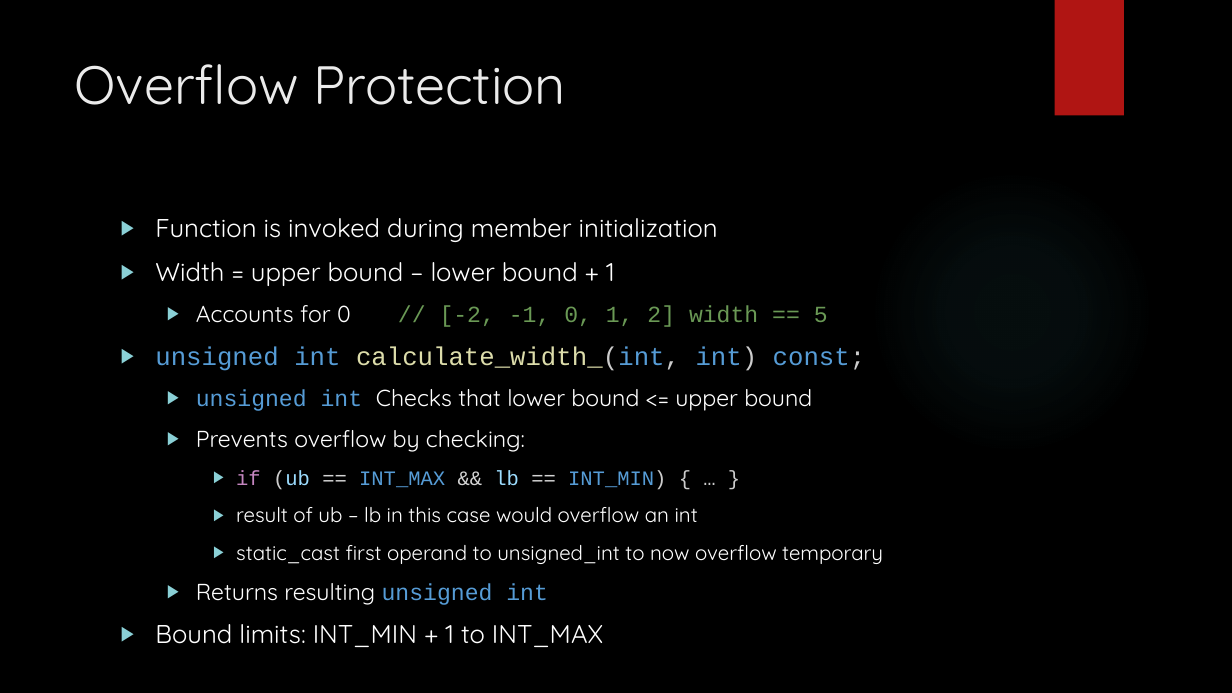
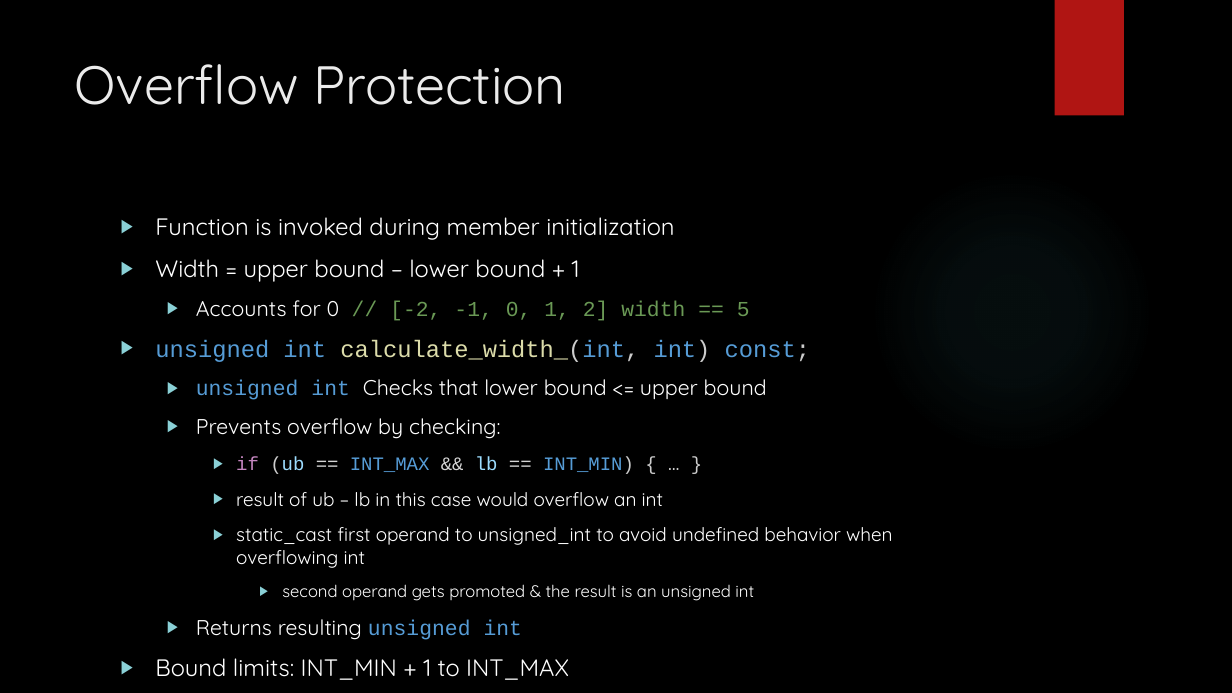
Before and after one commit to dgaron/cs253, a slide deck: slide 6 of Presentation/HW7_presentation.pptx. Drawn at 1232x693 pixels with LibreOffice and Linux fonts; fonts in the diff are those of the drawing; background and template pictures are left out. Boxes give left, top, right and bottom in pixels: in the first picture for what was removed or moved away, otherwise in the second. Text is boxed around its words. In the diff, an @@ line names an element or a change of style, - is before the commit and + after.

Commit message:
Slideshow

```diff
--- a/Presentation/HW7_presentation.pptx
+++ b/Presentation/HW7_presentation.pptx
@@ text at [155, 217, 810, 640]: size 20 to 18.5 pt in "Function is invoked during member initialization", "Width = upper bound – lower bound ...", "unsigned int calculate_width_(int, int) const;", "Bound limits: INT_MIN + 1 to INT_MAX"; size 18 to 16.6 pt in "Accounts for 0 // [-2, -1, 0, ...", "unsigned int Checks that lower bound <= ...", "Prevents overflow by checking:", "Returns resulting unsigned int"; size 16 to 14.8 pt in "if (ub == INT_MAX && lb == ...", "result of ub – lb in this ..." @@
@@ text at [236, 527, 893, 601]: text changed; size 16 to 14.8 pt @@
-    ▶ static_cast first operand to unsigned_int to now overflow temporary
+    ▶ static_cast first operand to unsigned_int to avoid undefined behavior when overflowing int
+      ▶ second operand gets promoted & the result is an unsigned int
```
